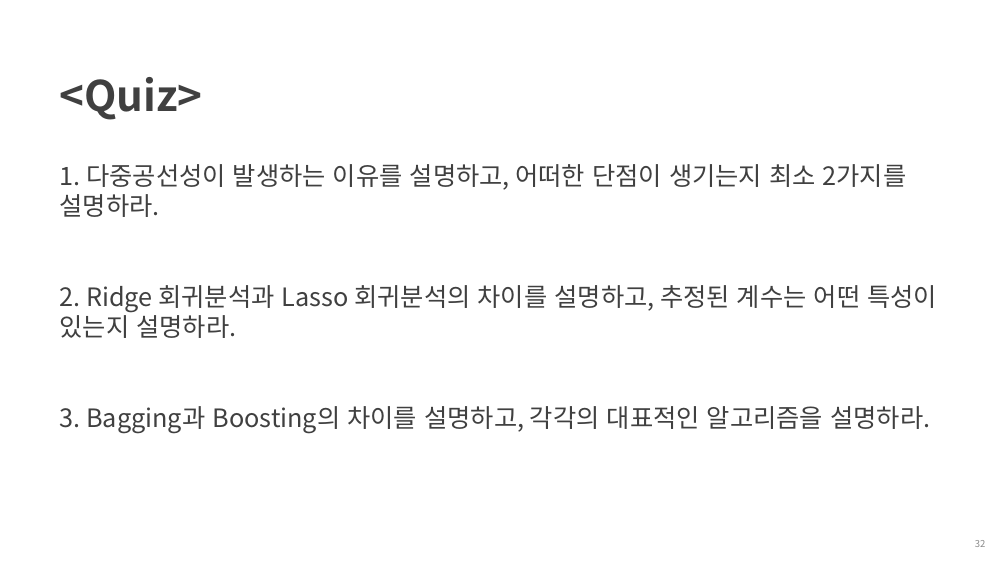
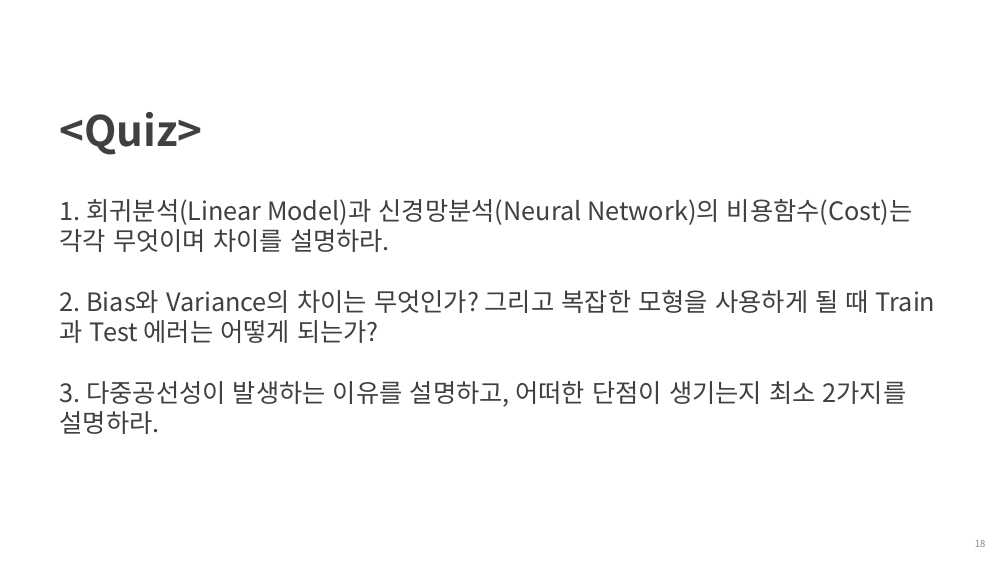
Before and after one commit to cheonbi/TimeSeriesAnalysis, a slide deck: slide 18 of [FastCampus] 5주차_강의자료_김경원박사.pptx (slide 32 before the commit). Drawn at 1008x567 pixels with LibreOffice and Linux fonts; fonts in the diff are those of the drawing; background and template pictures are left out. Boxes give left, top, right and bottom in pixels: in the first picture for what was removed or moved away, otherwise in the second. Text is boxed around its words. In the diff, an @@ line names an element or a change of style, - is before the commit and + after.

```diff
--- a/[FastCampus] 5주차_강의자료_김경원박사.pptx
+++ b/[FastCampus] 5주차_강의자료_김경원박사.pptx
@@ title at [60, 199, 913, 434]: text changed @@
-<Quiz>
-1. 다중공선성이 발생하는 이유를 설명하고, 어떠한 단점이 생기는지 최소 2가지를 설명하라.
-2. Ridge 회귀분석과 Lasso 회귀분석의 차이를 설명하고, 추정된 계수는 어떤 특성이 있는지 설명하라.
-3. Bagging과 Boosting의 차이를 설명하고, 각각의 대표적인 알고리즘을 설명하라.
+<Quiz>
+1. 회귀분석(Linear Model)과 신경망분석(Neural Network)의 비용함수(Cost)는 각각 무엇이며 차이를 설명하라.
+2. Bias와 Variance의 차이는 무엇인가? 그리고 복잡한 모형을 사용하게 될 때 Train과 Test 에러는 어떻게 되는가?
+3. 다중공선성이 발생하는 이유를 설명하고, 어떠한 단점이 생기는지 최소 2가지를 설명하라.
@@ page number at [975, 540, 986, 547]: text changed @@
-32
+18
```
Also in this commit, not shown: 1 other slide changed, 7 slides added, 21 slides removed, 18 other files.
